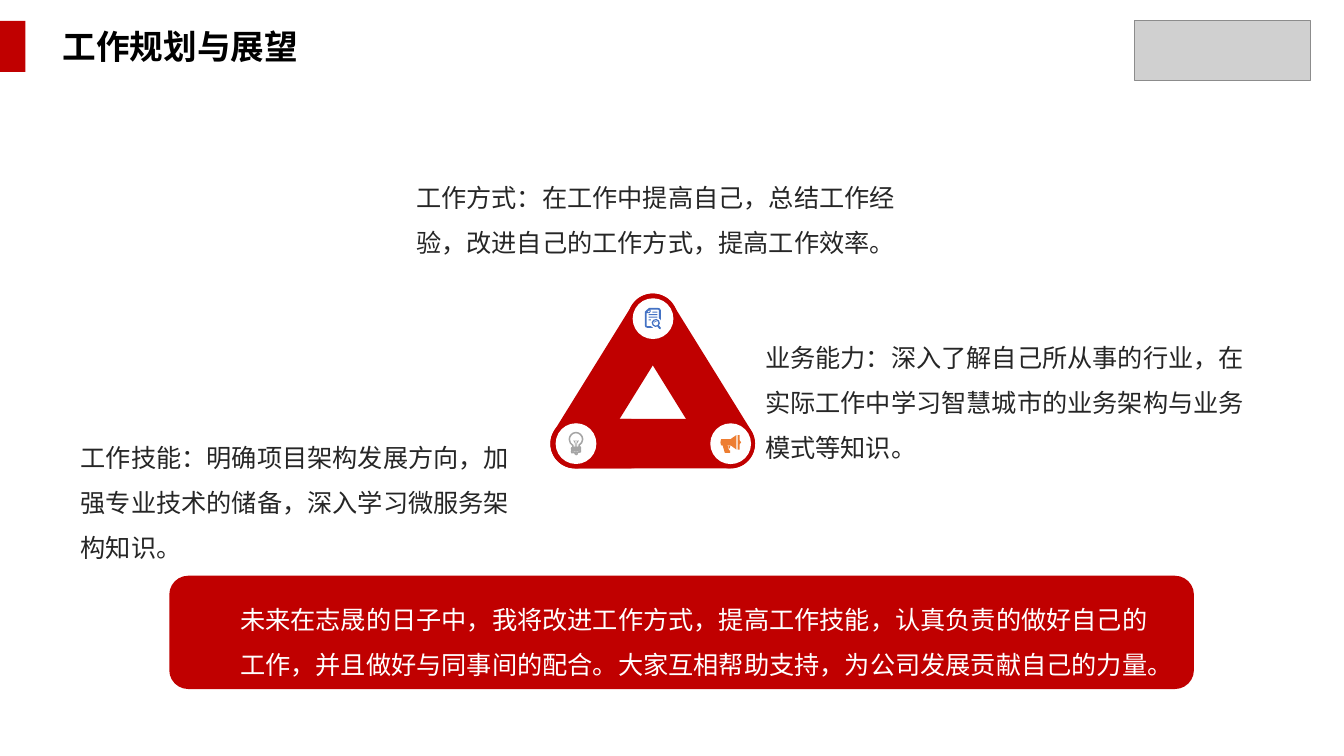
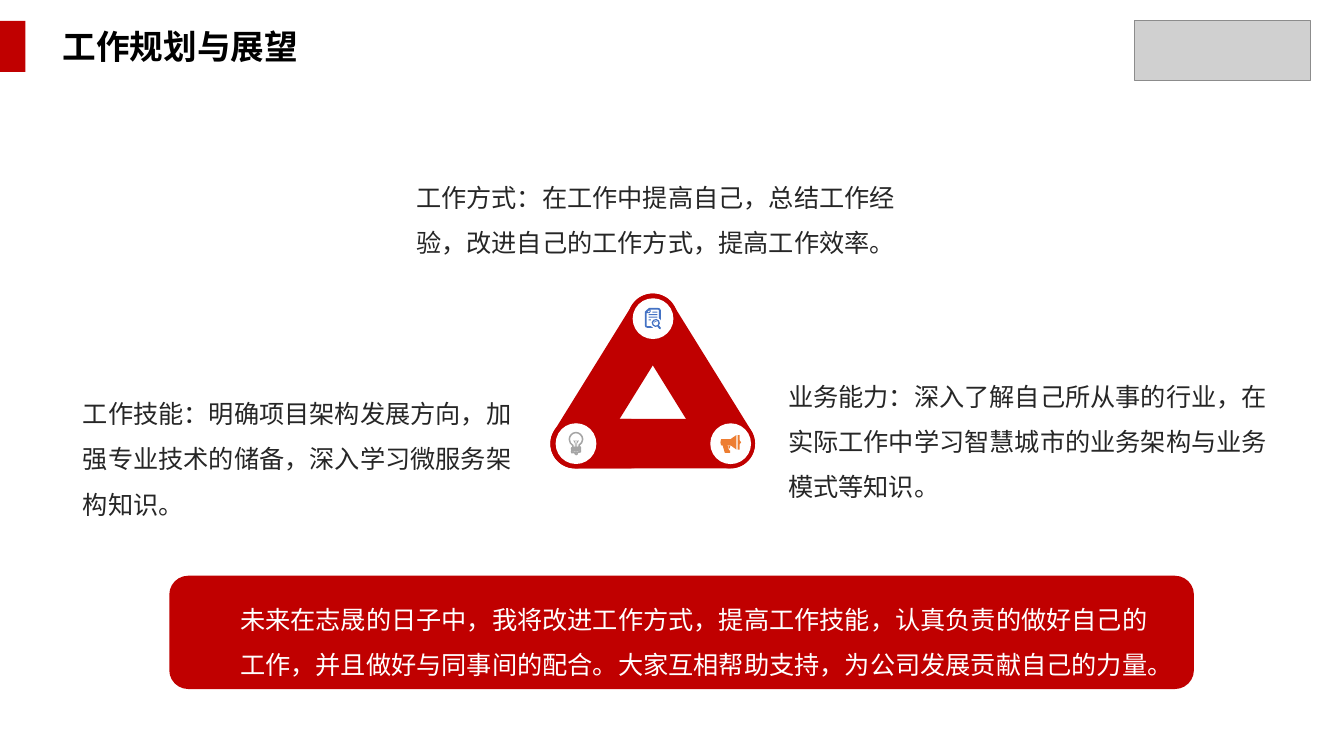
Before and after one commit to WakingFox/myself, a slide deck: slide 24 of 转正述职/王贵成转正述职报告.pptx (slide 23 before the commit). Drawn at 1344x756 pixels with LibreOffice and Linux fonts; fonts in the diff are those of the drawing; grey boxes stand for pictures; background and template pictures are left out. Boxes give left, top, right and bottom in pixels: in the first picture for what was removed or moved away, otherwise in the second. Text is boxed around its words. In the diff, an @@ line names an element or a change of style, - is before the commit and + after.

```diff
--- a/转正述职/王贵成转正述职报告.pptx
+++ b/转正述职/王贵成转正述职报告.pptx
@@ text "工作技能：明确项目架构发展方向，加强专业技术的储备，深入学习微服务架构知识。": place and size @@
-text "工作技能：明确项目架构发展方向，加强专业技术的储备，深入学习微服务架构知识。" at <box>81,446,509,559</box>
+text "工作技能：明确项目架构发展方向，加强专业技术的储备，深入学习微服务架构知识。" at <box>83,402,511,516</box>
@@ text "业务能力：深入了解自己所从事的行业，在实际工作中学习智慧城市的业务架构与业务模式等知识。": place and size @@
-text "业务能力：深入了解自己所从事的行业，在实际工作中学习智慧城市的业务架构与业务模式等知识。" at <box>765,346,1244,459</box>
+text "业务能力：深入了解自己所从事的行业，在实际工作中学习智慧城市的业务架构与业务模式等知识。" at <box>788,385,1267,498</box>
```
Also in this commit, not shown: 7 other slides changed, 1 slide added.
